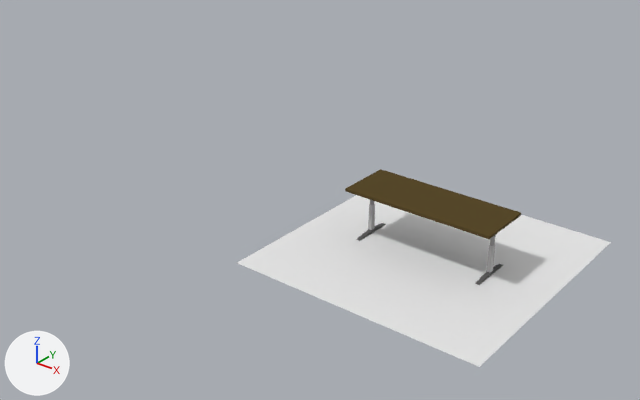
An edit to the Blender file Art_Assets/Rooms/Furniture.blend, drawn before and after from the same camera.
Both versions are drawn from a camera (50 mm lens) standing at (2.98, -5.0, 3.22) and looking at (-1.11, 0.11, 0.05). The lights are fixed; the arrows at lower left show +X, +Y and +Z.

In view in the first picture: 'Ground', 'Table', 'TableFeet'.
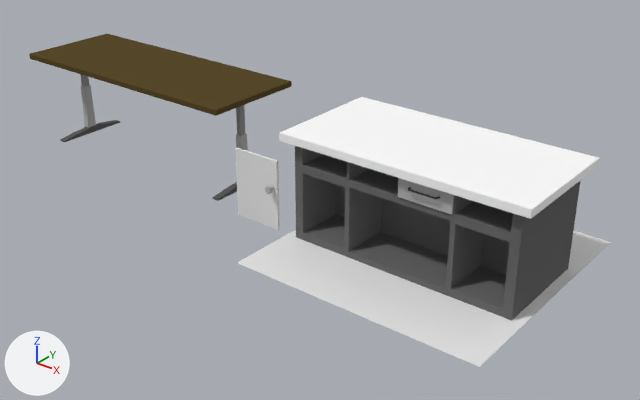
Commit message: ++ Lab tables and drawers

Location of each change, [x1, y1, x2, y2] in pixels of the pictures (640 x 400 px; the box of a moved part takes in the faces that stretch with it):
'LabTable', added: after [279, 97, 600, 321]
    faces in mat_labtablebottommat (dark grey #696969): [295, 146, 581, 321]
    faces in mat_labtabletopmat (white #fdfdfd): [279, 97, 600, 219]
'Table', reshaped, moved, modifiers changed (49% wider, 32% taller): before [345, 169, 521, 246]; after [29, 34, 292, 136]
'LabTableCabinetDoor1', added: after [235, 148, 280, 230]
    faces in mat_cabinetdoormat (white #e7e7e7): [235, 148, 280, 230]
'TableFeet', reshaped, moved, modifiers changed: before [356, 204, 503, 285]; after [60, 85, 248, 201]
'LabDrawer', added: after [398, 178, 454, 214]
    faces in mat_drawerexteriormat (grey #b2b2b2): [398, 178, 454, 214]
part 1 of me_cube_002, deleted: before [356, 204, 503, 285]
part 2 of me_cube_002, added: after [60, 85, 248, 201]
part 3 of me_cube_001, added: after [81, 75, 245, 136]
part 4 of me_cube_001, moved or reshaped: before [345, 169, 521, 246]; after [29, 34, 292, 116]

Diff of the bpy script that builds the scene:
```diff
--- a/Art_Assets/Rooms/Furniture.blend.py
+++ b/Art_Assets/Rooms/Furniture.blend.py
@@ me_cube_002 @@
-me_cube_002.from_pydata(...)  # 24 vertices, 19 faces; spans x 0.499..0.531, y 0.0..0.172, z 0.0..0.24
+me_cube_002.from_pydata(...)  # 80 vertices, 76 faces; spans x -1.061..1.061, y -0.343..0.343, z 0.0..0.479
+# me_cube_002 part 1: the whole mesh is rebuilt
+# me_cube_002 part 2
+# 44 vertices are added at x -1.061..1.061, y -0.343..0.343, z 0.0..0.479
+# 26 new vertices lie (0.063, 0.0, 0.0) away from vertices in x -1.061..0.998, y -0.343..0.343, z 0.0..0.046
+# 10 new vertices lie (0.058, 0.0, 0.0) away from vertices in x -1.059..1.001, y -0.045..0.045, z 0.062..0.479
+# 16 new faces join them, mat_tablelegbasemat (grey #b8b8b8)
+# 60 new faces join them, mat_tableleffeetmat (dark grey #616161)
 me_cube_002.materials.append(mat_tablelegbasemat)
@@ me_cube_001 @@
-me_cube_001.from_pydata(...)  # 42 vertices, 30 faces; spans x 0.0..0.602, y 0.0..0.226, z -0.205..0.025
+me_cube_001.from_pydata(...)  # 120 vertices, 118 faces; spans x -1.204..1.204, y -0.452..0.452, z -0.41..0.05
+# me_cube_001 part 3: a new loose piece of 86 vertices spanning x -1.056..1.056, y -0.271..0.271, z -0.41..0.002, in mat_tablemetalbarmat (grey #9b9b9b)
+# me_cube_001 part 4
+# 41 vertices are removed from x 0.0..0.602, y 0.0..0.226, z -0.205..0.025
+# 30 faces are deleted
+# 1 vertex moves within x 0.0, y 0.0, z 0.001
+# 16 vertices are added at x -1.204..1.204, y -0.452..0.452, z 0.0..0.05
+# 6 new vertices lie (0.0, 0.0, 0.042) away from vertices in x -1.204..1.204, y -0.452..0.452, z 0.004
+# 6 new vertices lie (1.2, 0.0, 0.0) away from vertices in x -1.2..0.0, y -0.448..0.448, z 0.0..0.05
+# 5 new vertices lie (1.2, 0.0, 0.0) away from vertices in x 0.0, y -0.448..0.448, z 0.0..0.05
+# 32 new faces join them, mat_tabletopmat (brown #584a2b)
 me_cube_001.materials.append(mat_tabletopmat)
@@ ob_tablefeet @@
 ob_tablefeet = bpy.data.objects.new('TableFeet', me_cube_002)
-ob_tablefeet.location = (0.0, 0.0, 0.0)
-_m = ob_tablefeet.modifiers.new('Mirror', 'MIRROR')
-_m.use_axis = (True, True, False)
-_m.use_clip = True
+ob_tablefeet.location = (-2.896, 0.0, 0.0)
@@ ob_table @@
 ob_table = bpy.data.objects.new('Table', me_cube_001)
-ob_table.location = (0.0, 0.0, 0.407)
-_m = ob_table.modifiers.new('Mirror', 'MIRROR')
-_m.use_axis = (True, True, False)
+ob_table.location = (-2.896, 0.0, 0.813)
@@ ob_labtable @@
+ob_labtable = bpy.data.objects.new('LabTable', me_cube_003)  # 200 vertices, 196 faces; spans x -1.0..1.0, y -0.5..0.5, z 0.0..0.86; in mat_labtabletopmat (white #fdfdfd), mat_labtablebottommat (dark grey #696969)
+ob_labtable.location = (0.0, 0.0, 0.0)
@@ ob_labtablecabinetdoor1 @@
+ob_labtablecabinetdoor1 = bpy.data.objects.new('LabTableCabinetDoor1', me_cube_004)  # 49 vertices, 46 faces; spans x 0.001..0.425, y -0.07..0.011, z -0.001..0.573; in mat_cabinetdoormat (white #e7e7e7), mat_cabinethandlemat (grey #b4b4b4)
+ob_labtablecabinetdoor1.location = (-1.502, -0.441, 0.02)
@@ ob_labdrawer @@
+ob_labdrawer = bpy.data.objects.new('LabDrawer', me_cube_006)  # 116 vertices, 106 faces; spans x -0.212..0.212, y -0.406..0.006, z -0.006..0.142; in mat_drawerinteriormat (white #e7e7e7), mat_drawerexteriormat (grey #b3b3b3), mat_drawerhandlemat (black #3d3d3d)
+ob_labdrawer.location = (0.213, -0.076, 0.628)
```
